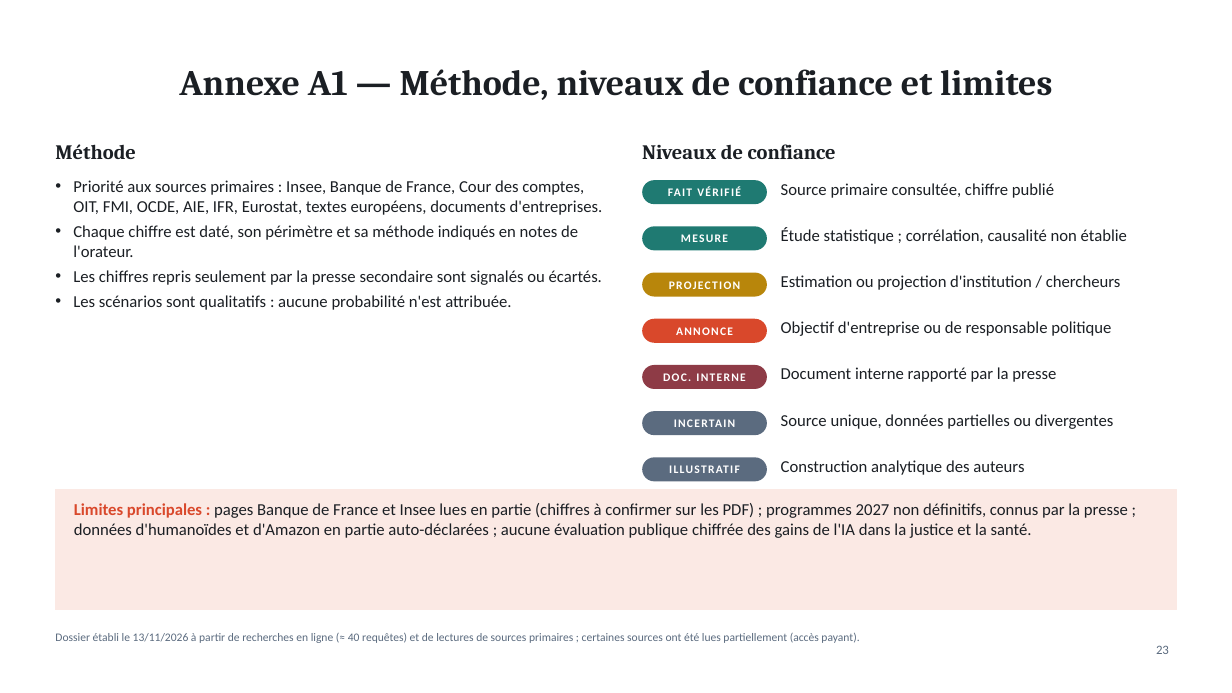
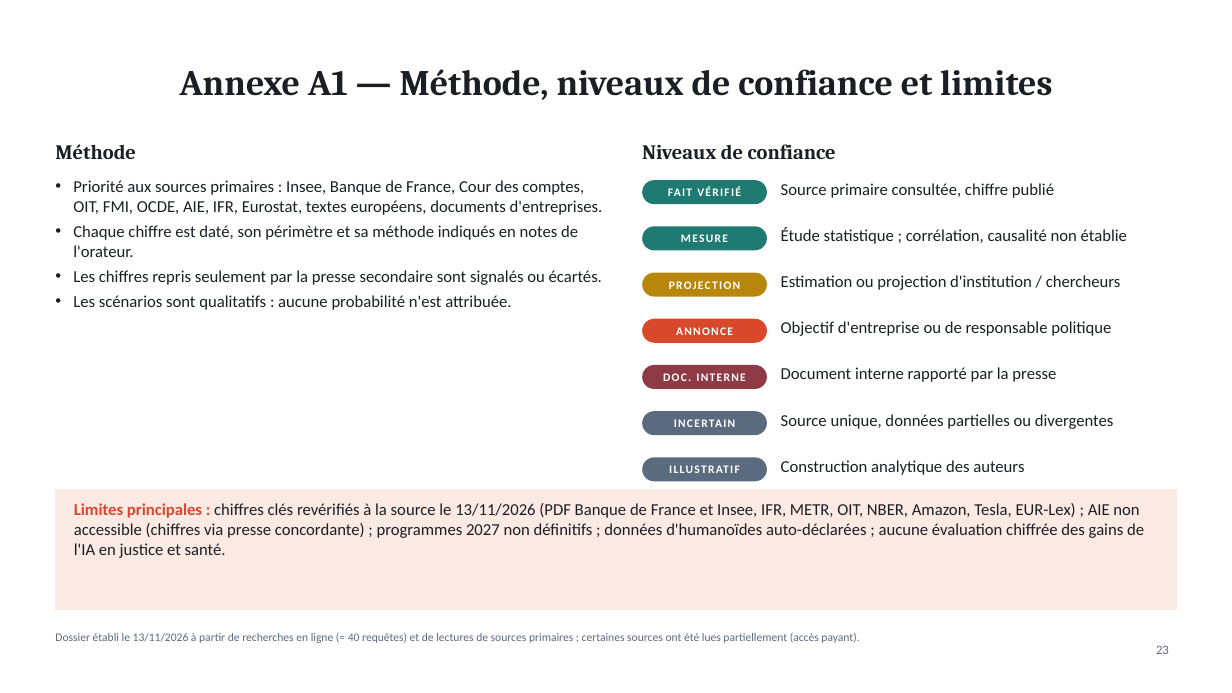
Before and after one commit to ordiform69-png/1er-projet-, a slide deck: slide 23 of enquete-ia-travail/IA-robotique-travail-France.pptx. Drawn at 1232x693 pixels with LibreOffice and Linux fonts; fonts in the diff are those of the drawing. Boxes give left, top, right and bottom in pixels: in the first picture for what was removed or moved away, otherwise in the second. Text is boxed around its words. In the diff, an @@ line names an element or a change of style, - is before the commit and + after.

```diff
--- a/enquete-ia-travail/IA-robotique-travail-France.pptx
+++ b/enquete-ia-travail/IA-robotique-travail-France.pptx
@@ text at (74,503,1144,558): text changed @@
-Limites principales : pages Banque de France et Insee lues en partie (chiffres à confirmer sur les PDF) ; programmes 2027 non définitifs, connus par la presse ; données d'humanoïdes et d'Amazon en partie auto-déclarées ; aucune évaluation publique chiffrée des gains de l'IA dans la justice et la santé.
+Limites principales : chiffres clés revérifiés à la source le 13/11/2026 (PDF Banque de France et Insee, IFR, METR, OIT, NBER, Amazon, Tesla, EUR-Lex) ; AIE non accessible (chiffres via presse concordante) ; programmes 2027 non définitifs ; données d'humanoïdes auto-déclarées ; aucune évaluation chiffrée des gains de l'IA en justice et santé.
```
Also in this commit, not shown: 13 other slides changed, 6 other files.
